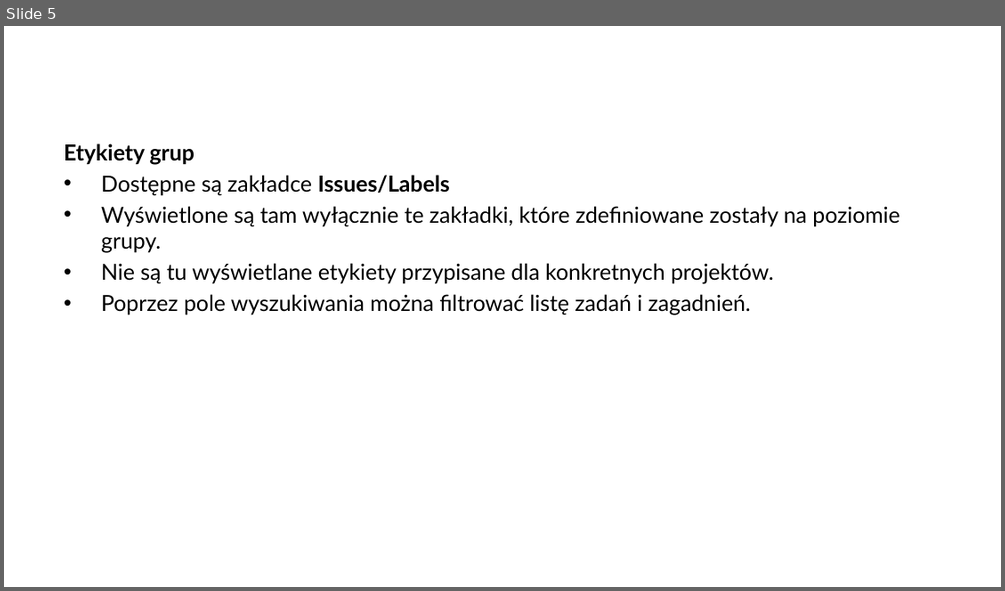
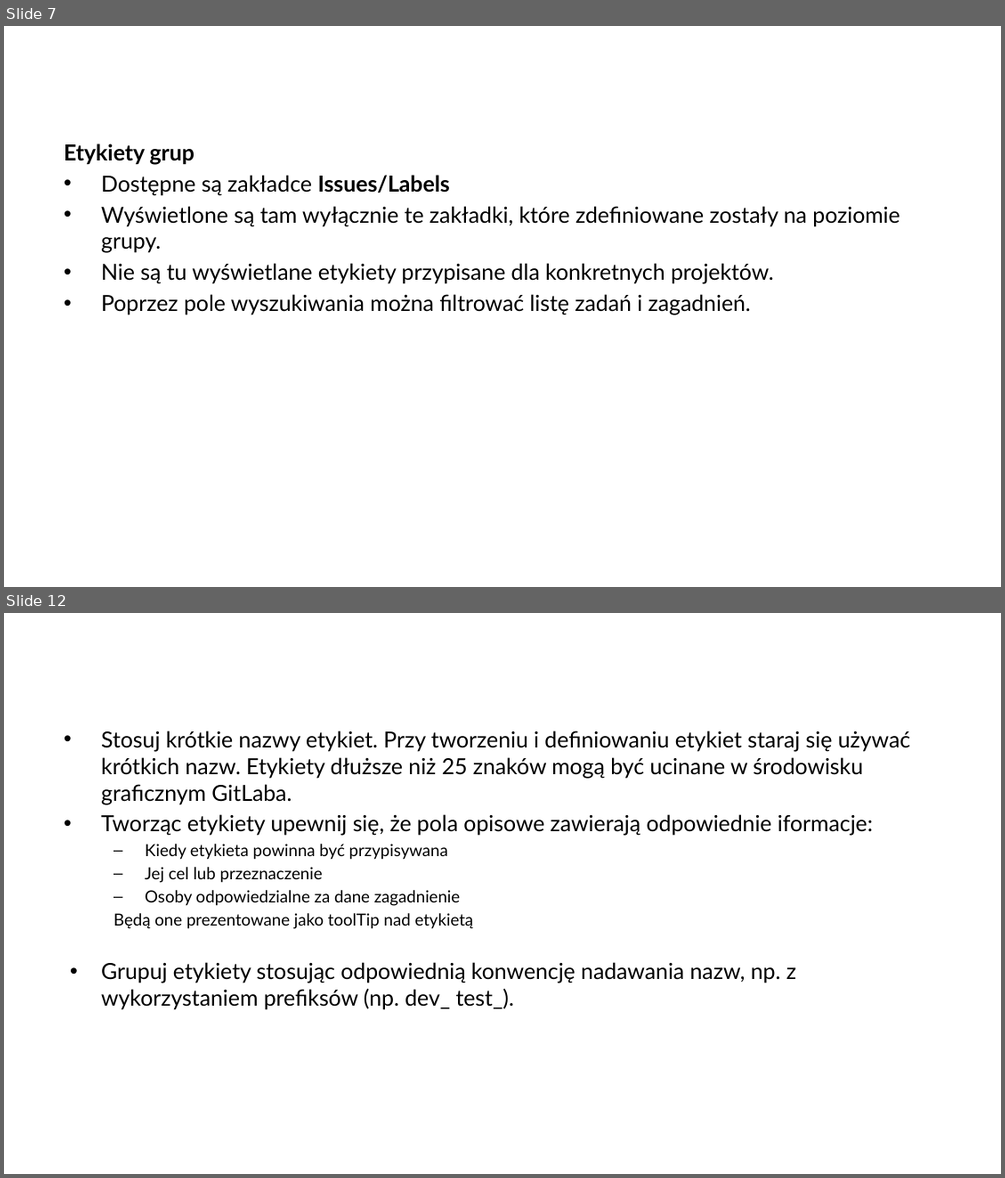
Before and after one commit to arturkwiek/gitlab-tutorial, a slide deck: 10. Git - tutorial - Labels.pptx. Shown one above the other, each under a label of ours: slide 5 before the commit, slides 7 and 12 after it; the slides between them are not shown. The pictures are 1005x591 and 1005x1178 pixels, drawn with LibreOffice and Linux fonts; fonts in the diff are those of the drawing; background and template pictures are left out. Boxes give left, top, right and bottom in pixels: in the first picture for what was removed or moved away, otherwise in the second. Text is boxed around its words. In the diff, an @@ line names an element or a change of style, - is before the commit and + after.

Commit message:
Kontynuacja prezentacji dot. Etykiet

```diff
--- a/10. Git - tutorial - Labels.pptx
+++ b/10. Git - tutorial - Labels.pptx
@@ slide 12 added at box(4, 613, 1001, 1174), background picture (left out) @@
@@ text added at box(101, 730, 910, 1010), 16 pt, text #000000 @@
+• Stosuj krótkie nazwy etykiet. Przy tworzeniu i definiowaniu etykiet staraj się używać krótkich nazw. Etykiety dłuższe niż 25 znaków mogą być ucinane w środowisku graficznym GitLaba.
+• Tworząc etykiety upewnij się, że pola opisowe zawierają odpowiednie iformacje:
+  – Kiedy etykieta powinna być przypisywana
+  – Jej cel lub przeznaczenie
+  – Osoby odpowiedzialne za dane zagadnienie
+  Będą one prezentowane jako toolTip nad etykietą
+• Grupuj etykiety stosując odpowiednią konwencję nadawania nazw, np. z wykorzystaniem prefiksów (np. dev_ test_).
@@ what was slide 5 is now slide 7 @@
```
Also in this commit, not shown: 2 slides changed, 5 other slides added.
